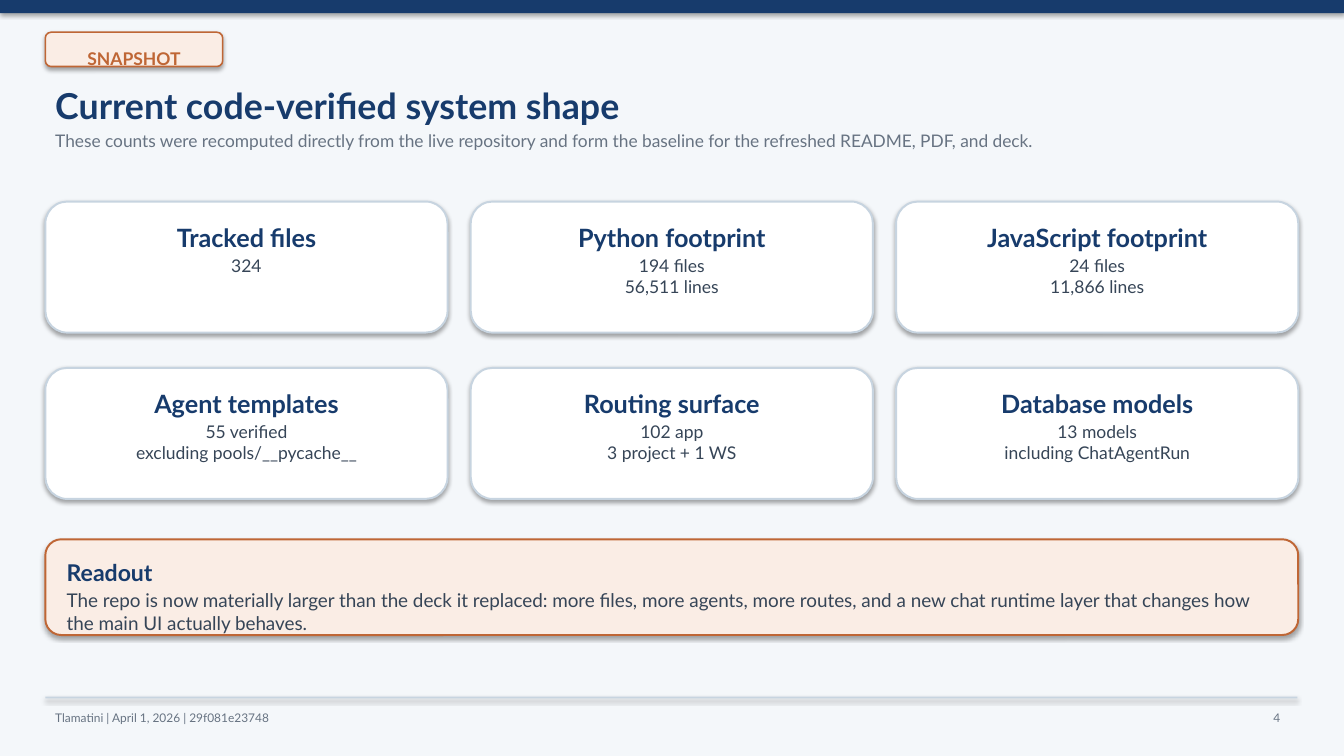
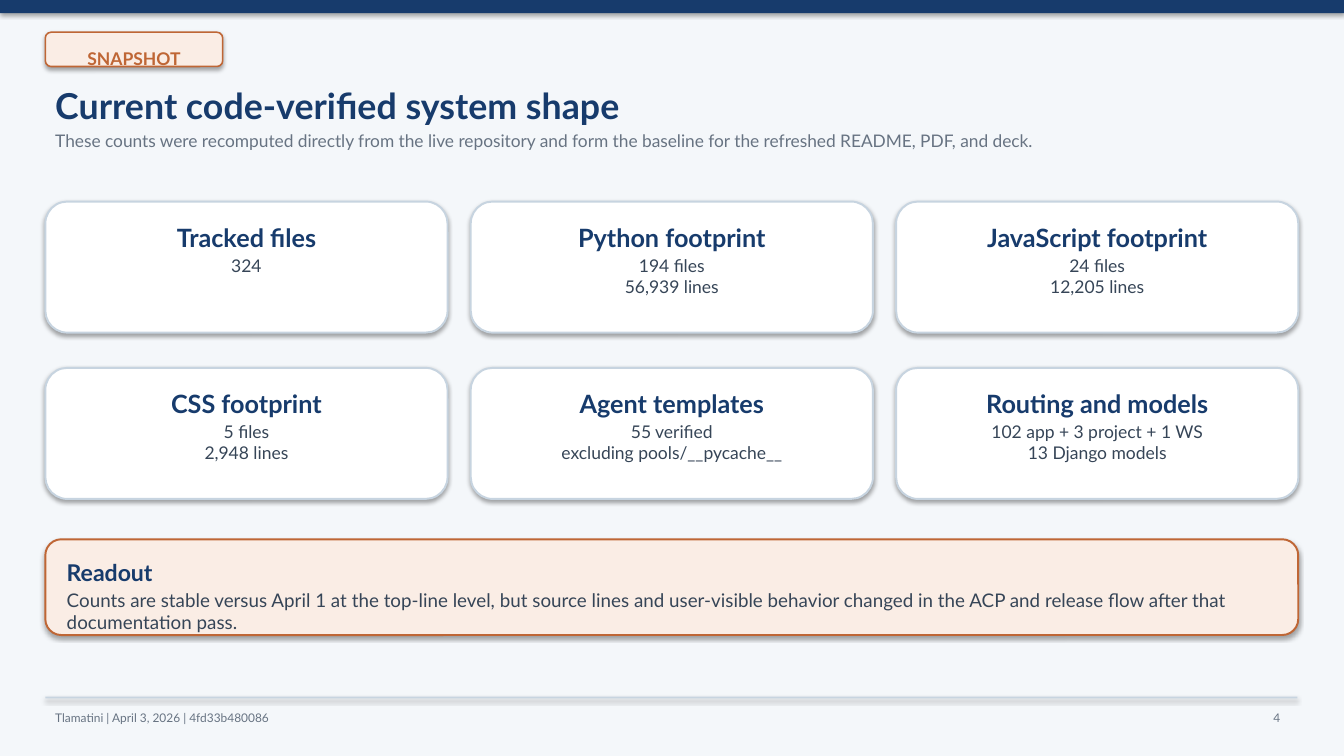
Before and after one commit to XAIHT/Tlamatini, a slide deck: slide 4 of Tlamatini_eXtended_Artificial_Intelligence_Humanly_Tempered.pptx. Drawn at 1344x756 pixels with LibreOffice and Linux fonts; fonts in the diff are those of the drawing. Boxes give left, top, right and bottom in pixels: in the first picture for what was removed or moved away, otherwise in the second. Text is boxed around its words. In the diff, an @@ line names an element or a change of style, - is before the commit and + after.

Commit message:
Updating README.md, Summary PDF, and PPT of Tlamatini, by angelahack1

```diff
--- a/Tlamatini_eXtended_Artificial_Intelligence_Humanly_Tempered.pptx
+++ b/Tlamatini_eXtended_Artificial_Intelligence_Humanly_Tempered.pptx
@@ text in rounded rectangle at [625,280,719,295]: text changed @@
-56,511 lines
+56,939 lines
@@ text in rounded rectangle at [1050,280,1144,295]: text changed @@
-11,866 lines
+12,205 lines
@@ text in rounded rectangle at [171,394,321,461]: text changed @@
-Agent templates
-55 verified
-excluding pools/__pycache__
+CSS footprint
+5 files
+2,948 lines
@@ text in rounded rectangle at [561,394,782,462]: text changed @@
-Routing surface
-102 app
-3 project + 1 WS
+Agent templates
+55 verified
+excluding pools/__pycache__
@@ text in rounded rectangle at [986,394,1208,462]: text changed @@
-Database models
-13 models
-including ChatAgentRun
+Routing and models
+102 app + 3 project + 1 WS
+13 Django models
@@ text in rounded rectangle at [67,593,1225,633]: text changed; size 13.5 to 13.4 pt @@
-The repo is now materially larger than the deck it replaced: more files, more agents, more routes, and a new chat runtime layer that changes how the main UI actually behaves.
+Counts are stable versus April 1 at the top-line level, but source lines and user-visible behavior changed in the ACP and release flow after that documentation pass.
@@ text at [55,713,269,724]: text changed @@
-Tlamatini | April 1, 2026 | 29f081e23748
+Tlamatini | April 3, 2026 | 4fd33b480086
```
Also in this commit, not shown: 16 other slides changed, 4 slides added, 4 slides removed, 2 other files.
